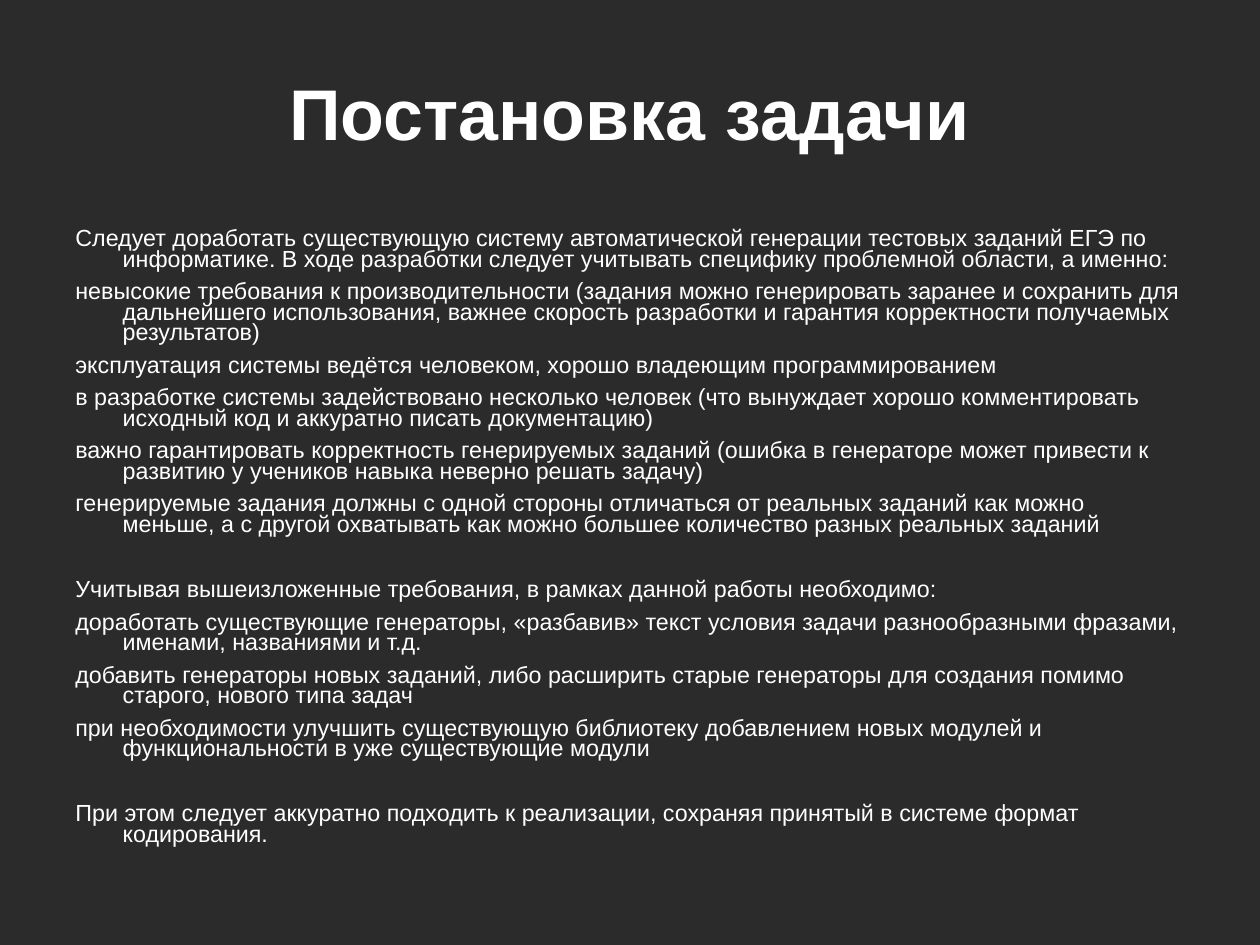
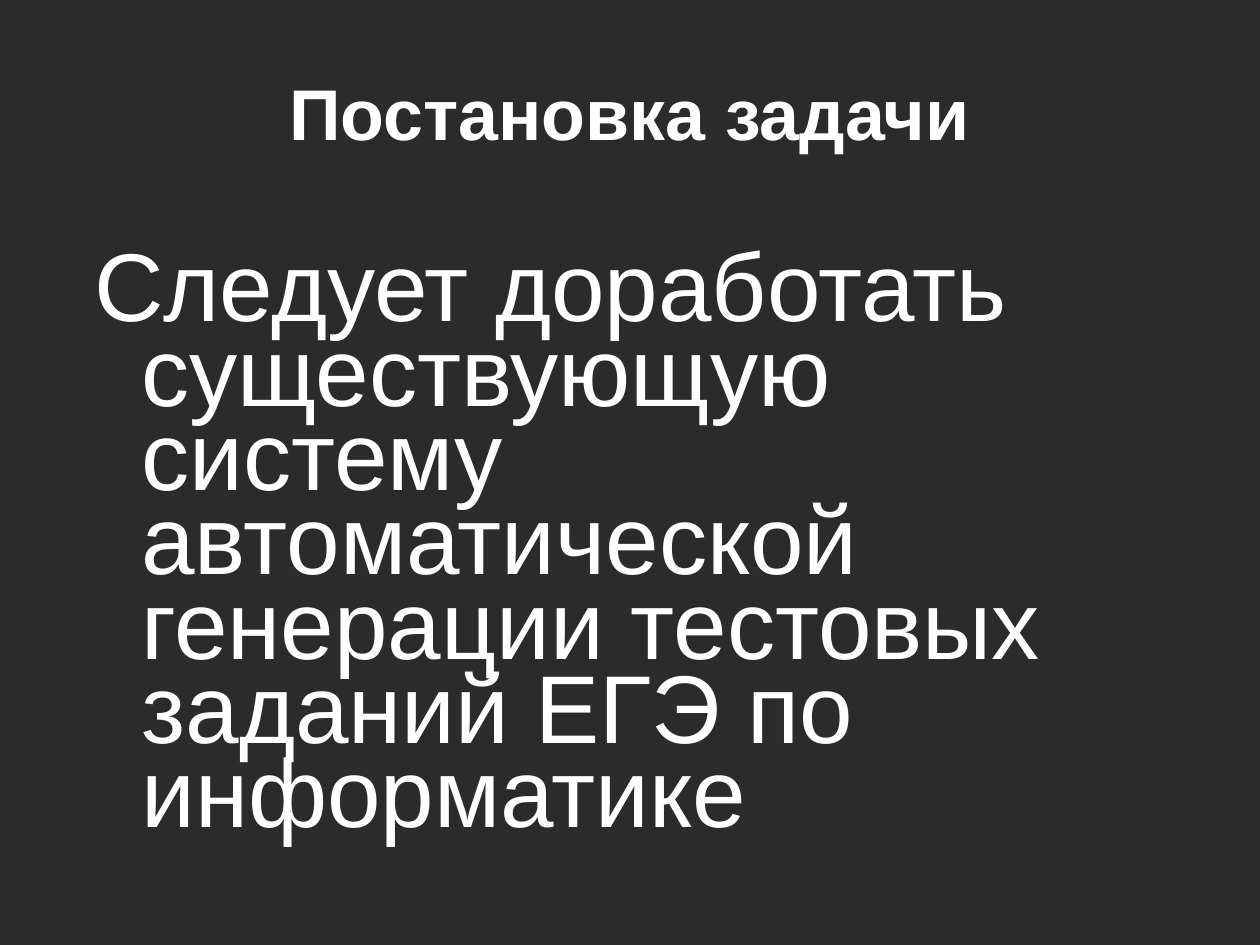
Before and after one commit to kevroletin/Coursework, a slide deck: slide 8 of 236_Кевролетин_отчёт.ppt. Drawn at 1260x945 pixels with LibreOffice and Linux fonts; fonts in the diff are those of the drawing; background and template pictures are left out; a plain dark background stands for a picture behind light text. Boxes give left, top, right and bottom in pixels: in the first picture for what was removed or moved away, otherwise in the second. Text is boxed around its words. In the diff, an @@ line names an element or a change of style, - is before the commit and + after.

```diff
--- a/236_Кевролетин_отчёт.ppt
+++ b/236_Кевролетин_отчёт.ppt
@@ text removed at <box>75,228,1179,847</box> @@
-Следует доработать существующую систему автоматической генерации тестовых заданий ЕГЭ по информатике. В ходе разработки следует учитывать специфику проблемной области, а именно:
-невысокие требования к производительности (задания можно генерировать заранее и сохранить для дальнейшего использования, важнее скорость разработки и гарантия корректности получаемых результатов)
-эксплуатация системы ведётся человеком, хорошо владеющим программированием
-в разработке системы задействовано несколько человек (что вынуждает хорошо комментировать исходный код и аккуратно писать документацию)
-важно гарантировать корректность генерируемых заданий (ошибка в генераторе может привести к развитию у учеников навыка неверно решать задачу)
-генерируемые задания должны с одной стороны отличаться от реальных заданий как можно меньше, а с другой охватывать как можно большее количество разных реальных заданий
-Учитывая вышеизложенные требования, в рамках данной работы необходимо:
-доработать существующие генераторы, «разбавив» текст условия задачи разнообразными фразами, именами, названиями и т.д.
-добавить генераторы новых заданий, либо расширить старые генераторы для создания помимо старого, нового типа задач
-при необходимости улучшить существующую библиотеку добавлением новых модулей и функциональности в уже существующие модули
-При этом следует аккуратно подходить к реализации, сохраняя принятый в системе формат кодирования.
@@ text added at <box>94,250,1040,844</box>, 55 pt, text #FFFFFF @@
+Следует доработать существующую систему автоматической генерации тестовых заданий ЕГЭ по информатике
```
Also in this commit, not shown: 10 other slides changed, 13 slides added, 2 slides removed.
